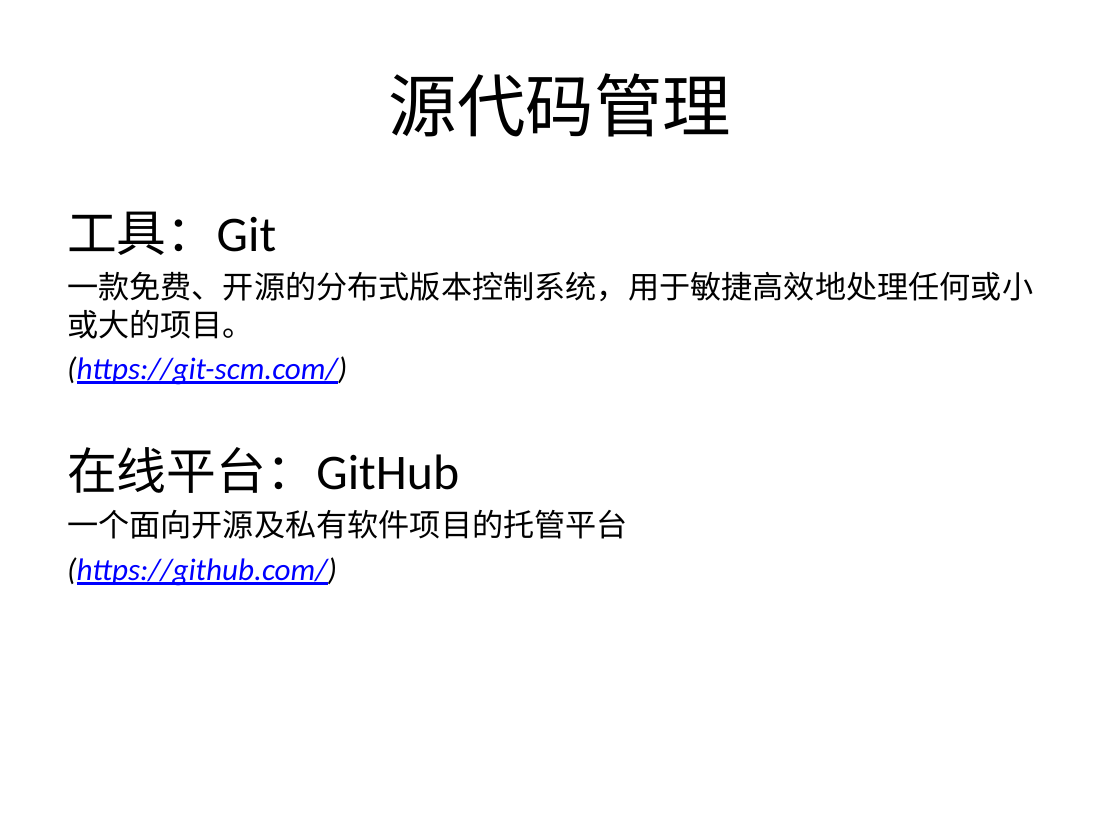
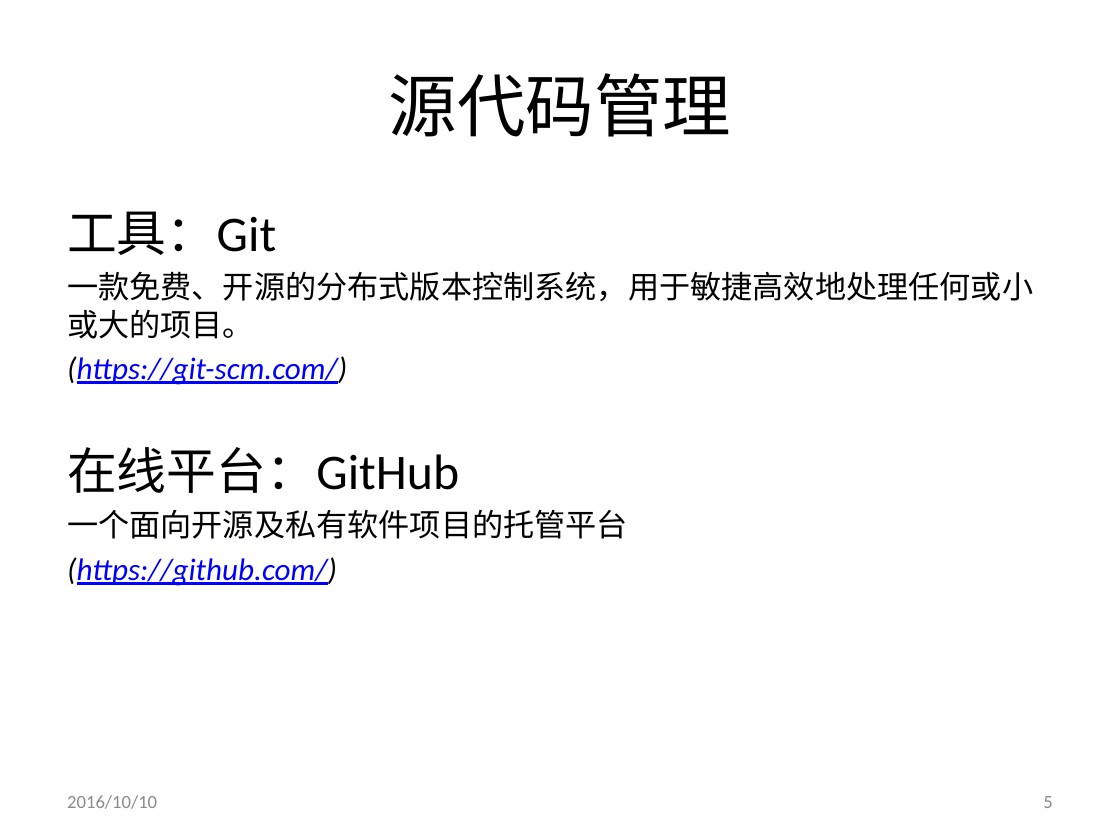
Before and after one commit to shentianyi/CompanyCource, a slide deck: slide 5 of CodeMonkey/cs01-1 开发工具及基本流程/开发工具及基本流程.pptx (slide 4 before the commit). Drawn at 1120x840 pixels with LibreOffice and Linux fonts; fonts in the diff are those of the drawing. Boxes give left, top, right and bottom in pixels: in the first picture for what was removed or moved away, otherwise in the second. Text is boxed around its words. In the diff, an @@ line names an element or a change of style, - is before the commit and + after.

```diff
--- a/CodeMonkey/cs01-1 开发工具及基本流程/开发工具及基本流程.pptx
+++ b/CodeMonkey/cs01-1 开发工具及基本流程/开发工具及基本流程.pptx
@@ text added at [67, 795, 157, 809], 12 pt, text #8C8C8C @@
+2016/10/10
@@ page number added at [1043, 796, 1052, 808], 12 pt, text #8C8C8C @@
+5
```
Also in this commit, not shown: 4 other slides changed, 24 slides added, 1 slide removed, 1 other file.
